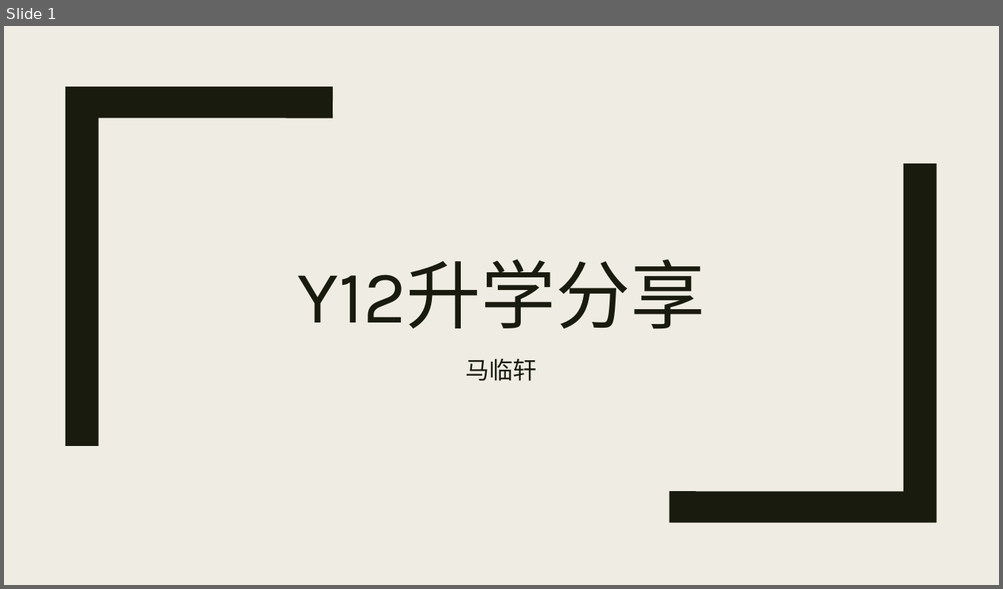
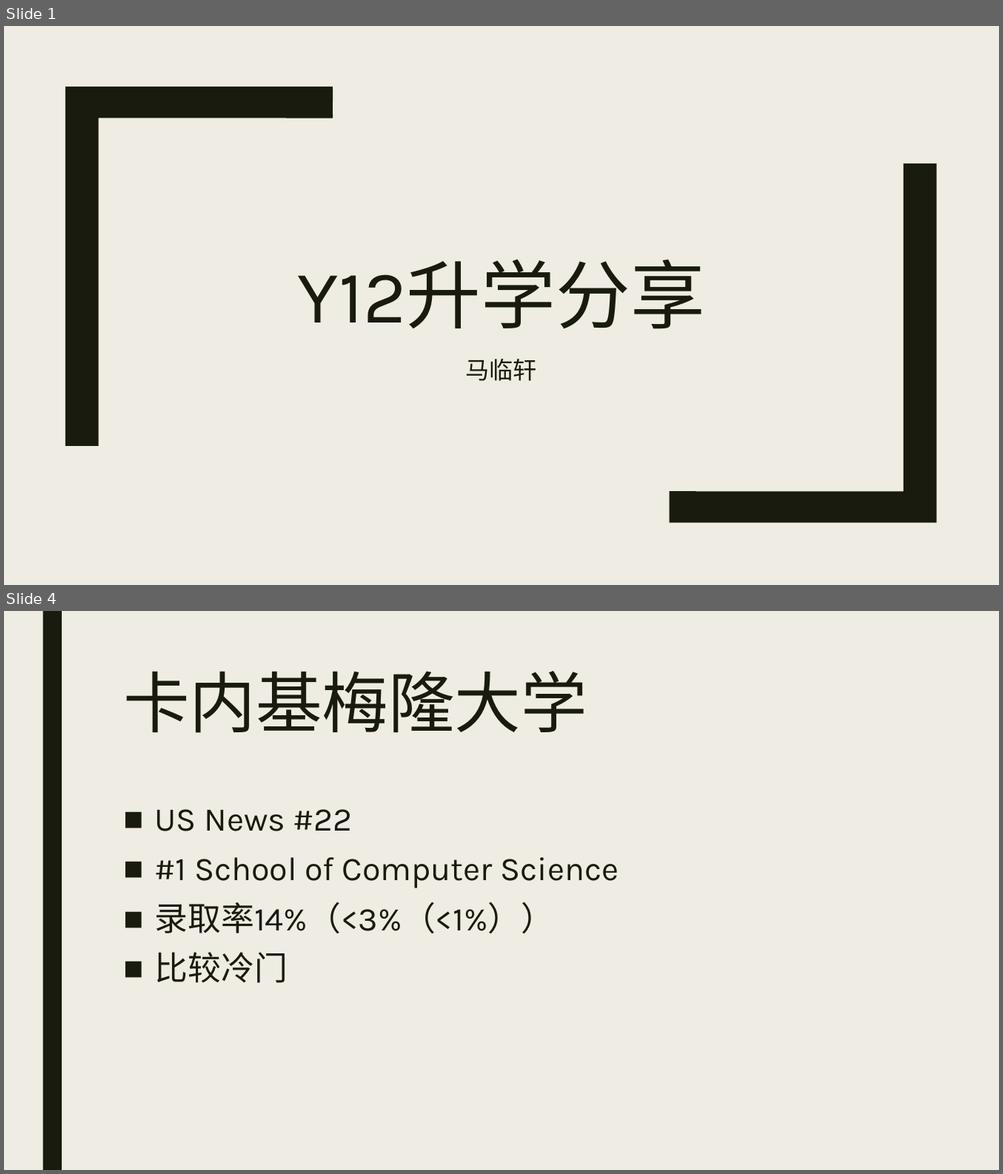
Before and after one commit to davidmaamoaix/fun-seminars, a slide deck: Presentation1.pptx. Shown one above the other, each under a label of ours: slide 1 before the commit, slides 1 and 4 after it; the slides between them are not shown. The pictures are 1003x589 and 1003x1174 pixels, drawn with LibreOffice and Linux fonts; fonts in the diff are those of the drawing. Boxes give left, top, right and bottom in pixels: in the first picture for what was removed or moved away, otherwise in the second. Text is boxed around its words. In the diff, an @@ line names an element or a change of style, - is before the commit and + after.

```diff
--- a/Presentation1.pptx
+++ b/Presentation1.pptx
@@ slide 4 added at <box>4,611,999,1170</box>, background #EFEDE3 @@
@@ rectangle added at <box>42,611,62,1170</box>, fill #191B0E @@
@@ title added at <box>123,671,587,733</box>, 64 pt, text #191B0E @@
+卡内基梅隆大学
@@ text added at <box>155,809,619,983</box>, 32 pt, text #191B0E @@
+■ US News #22
+■ #1 School of Computer Science
+■ 录取率14%（<3%（<1%））
+■ 比较冷门
```
Also in this commit, not shown: 23 other slides added.
